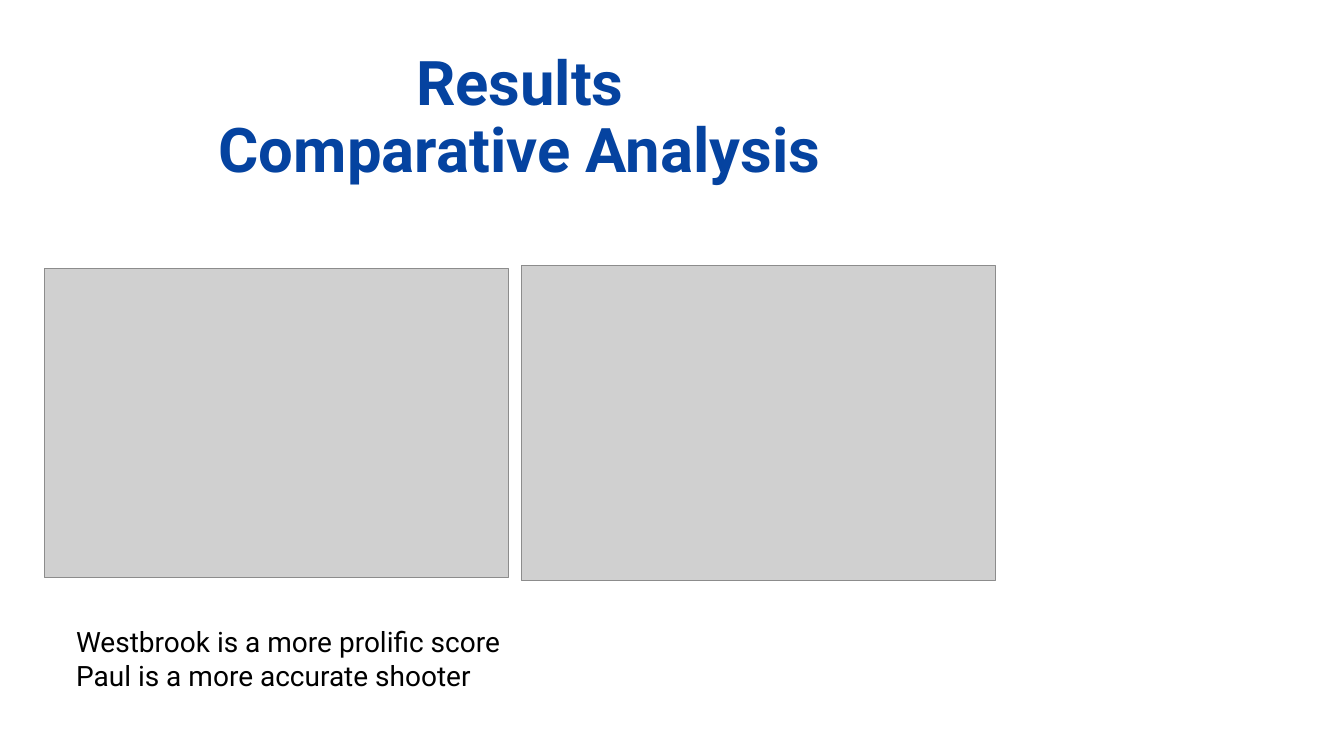
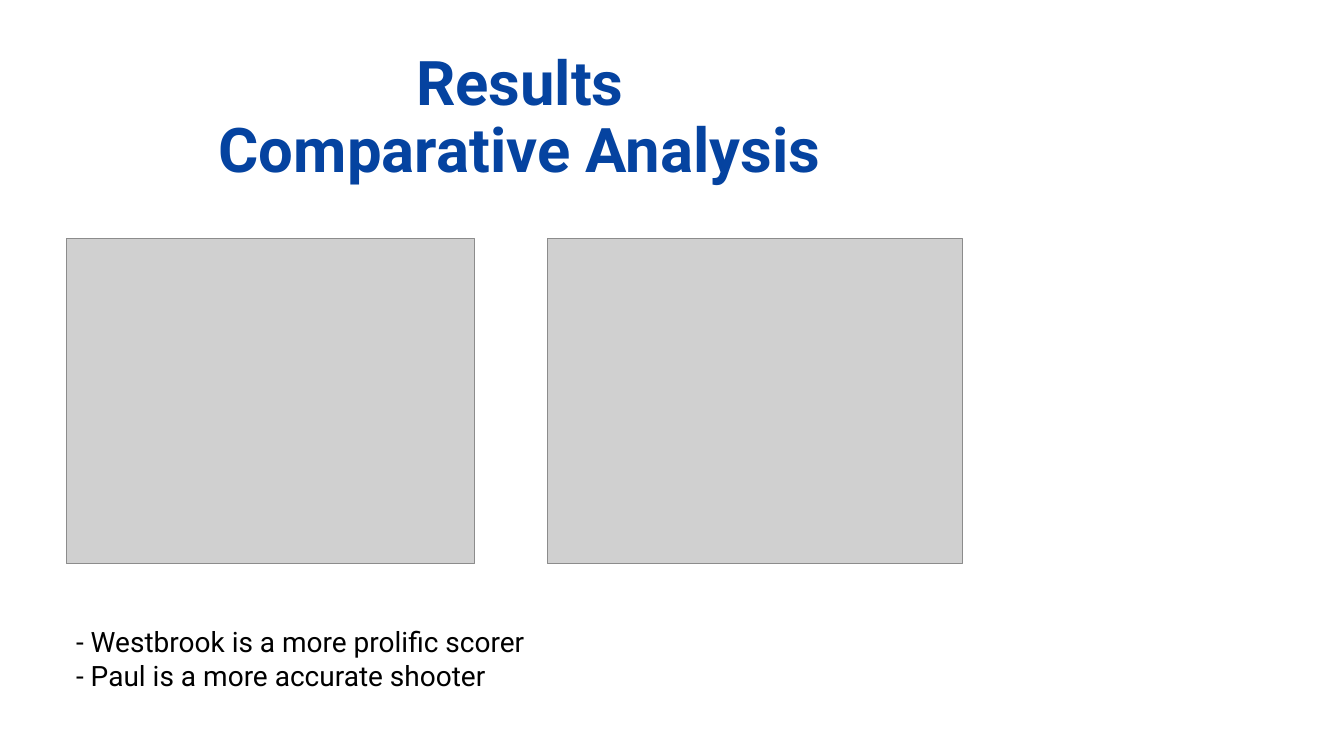
Before and after one commit to nickkeller21/Project1, a slide deck: slide 8 of nicolas/The Westbrook Project_progress.pptx. Drawn at 1344x756 pixels with LibreOffice and Linux fonts; fonts in the diff are those of the drawing; grey boxes stand for pictures; background and template pictures are left out. Boxes give left, top, right and bottom in pixels: in the first picture for what was removed or moved away, otherwise in the second. Text is boxed around its words. In the diff, an @@ line names an element or a change of style, - is before the commit and + after.

```diff
--- a/nicolas/The Westbrook Project_progress.pptx
+++ b/nicolas/The Westbrook Project_progress.pptx
@@ picture: place and size @@
-picture at (44, 268, 508, 578)
+picture at (67, 238, 475, 564)
@@ picture: place and size @@
-picture at (521, 265, 995, 581)
+picture at (547, 238, 962, 564)
@@ text at (91, 630, 524, 687): text changed @@
-Westbrook is a more prolific score
-Paul is a more accurate shooter
+- Westbrook is a more prolific scorer
+- Paul is a more accurate shooter
```
Also in this commit, not shown: 5 other slides changed, 1 slide added, 1 slide removed, 5 other files.
